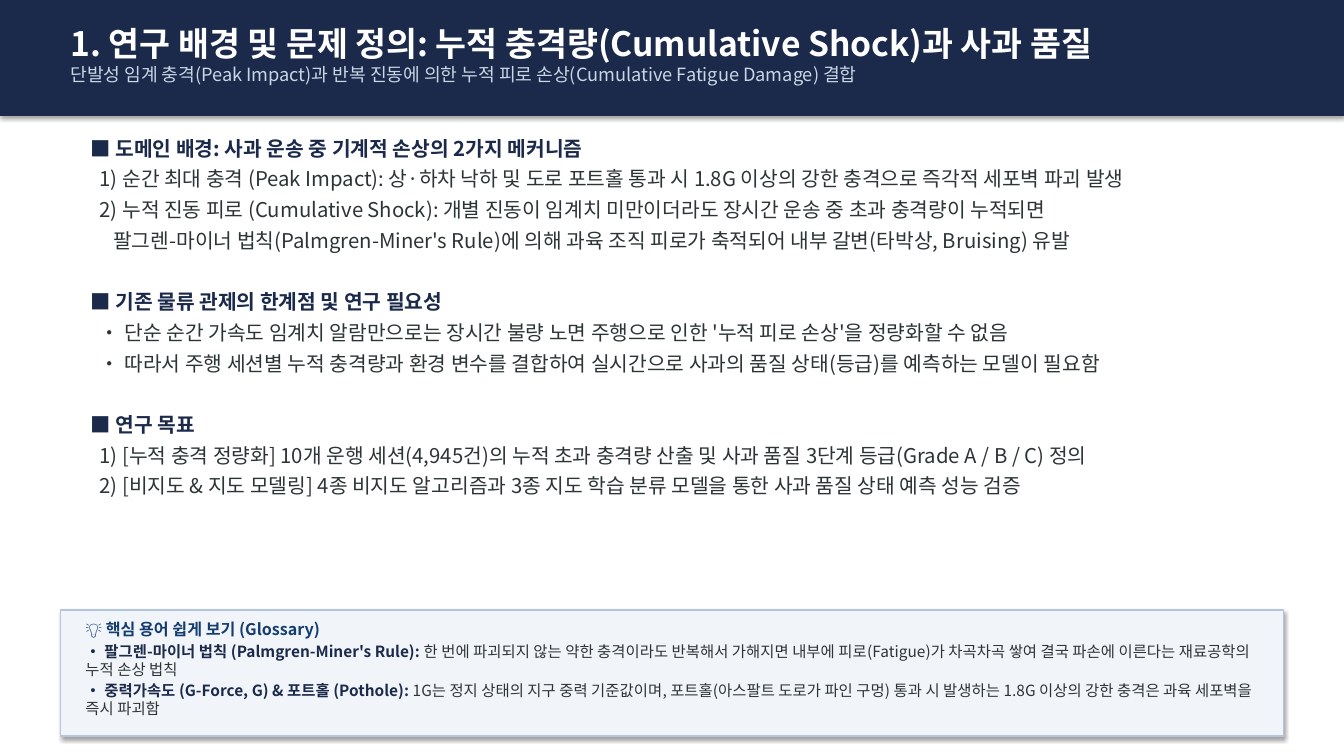
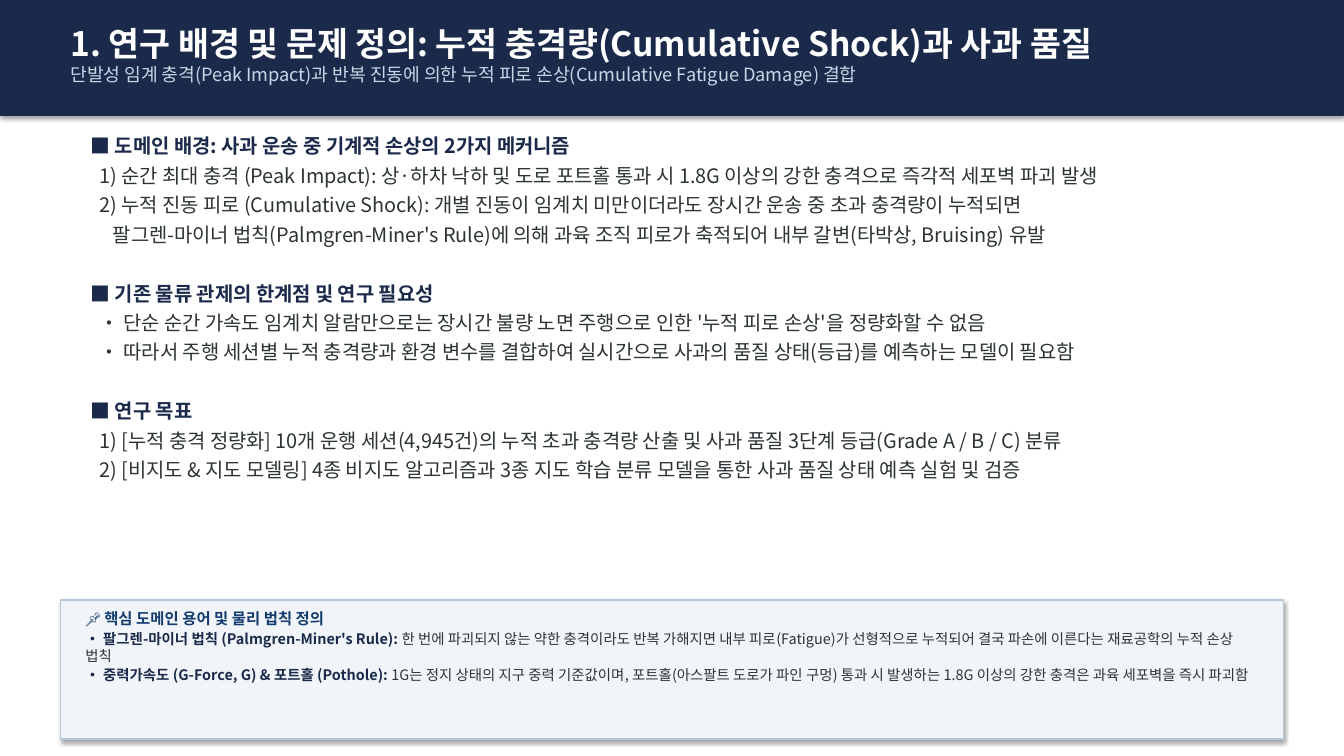
Before and after one commit to sungmin9910/prediction, a slide deck: slide 2 of 사과_운송_이상충격_예측_발표자료.pptx. Drawn at 1344x756 pixels with LibreOffice and Linux fonts; fonts in the diff are those of the drawing. Boxes give left, top, right and bottom in pixels: in the first picture for what was removed or moved away, otherwise in the second. Text is boxed around its words. In the diff, an @@ line names an element or a change of style, - is before the commit and + after.

```diff
--- a/사과_운송_이상충격_예측_발표자료.pptx
+++ b/사과_운송_이상충격_예측_발표자료.pptx
@@ text at (99,136,1098,420): size 14.5 to 14.2 pt in "■ 도메인 배경: 사과 운송 중 기계적 ...", "1) 순간 최대 충격 (Peak Impact): 상·하차 ...", "2) 누적 진동 피로 (Cumulative Shock): 개별 ...", "팔그렌-마이너 법칙(Palmgren-Miner's Rule)에 의해 과육 조직 피로가 ..." and 4 more places @@
@@ text at (99,431,1062,481): text changed; size 14.5 to 14.2 pt @@
-1) [누적 충격 정량화] 10개 운행 세션(4,945건)의 누적 초과 충격량 산출 및 사과 품질 3단계 등급(Grade A / B / C) 정의
-2) [비지도 & 지도 모델링] 4종 비지도 알고리즘과 3종 지도 학습 분류 모델을 통한 사과 품질 상태 예측 성능 검증
+1) [누적 충격 정량화] 10개 운행 세션(4,945건)의 누적 초과 충격량 산출 및 사과 품질 3단계 등급(Grade A / B / C) 분류
+2) [비지도 & 지도 모델링] 4종 비지도 알고리즘과 3종 지도 학습 분류 모델을 통한 사과 품질 상태 예측 실험 및 검증
@@ rectangle: place and size @@
-rectangle at (60,610,1284,736)
+rectangle at (60,600,1284,739)
@@ text "📌 핵심 도메인 용어 및 ...": place and size @@
-text "📌 핵심 도메인 용어 및 ..." at (85,621,1252,715)
+text "📌 핵심 도메인 용어 및 ..." at (85,611,1249,683)
@@ text at (85,611,1234,662): text changed; size 11 to 10.3 pt @@
-💡 핵심 용어 쉽게 보기 (Glossary)
-• 팔그렌-마이너 법칙 (Palmgren-Miner's Rule): 한 번에 파괴되지 않는 약한 충격이라도 반복해서 가해지면 내부에 피로(Fatigue)가 차곡차곡 쌓여 결국 파손에 이른다는 재료공학의 누적 손상 법칙
+📌 핵심 도메인 용어 및 물리 법칙 정의
+• 팔그렌-마이너 법칙 (Palmgren-Miner's Rule): 한 번에 파괴되지 않는 약한 충격이라도 반복 가해지면 내부 피로(Fatigue)가 선형적으로 누적되어 결국 파손에 이른다는 재료공학의 누적 손상 법칙
@@ text at (103,667,1249,683): size 11 to 10.3 pt in "• 중력가속도 (G-Force, G) & 포트홀 (Pothole): ..." @@
```
Also in this commit, not shown: 8 other slides changed, 4 other files.
